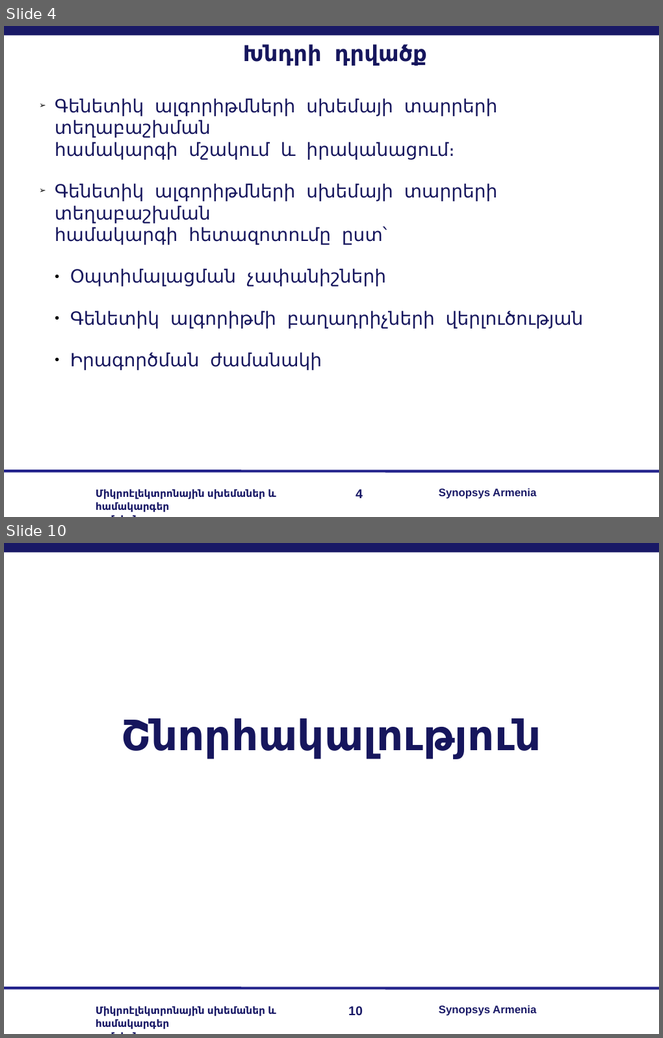
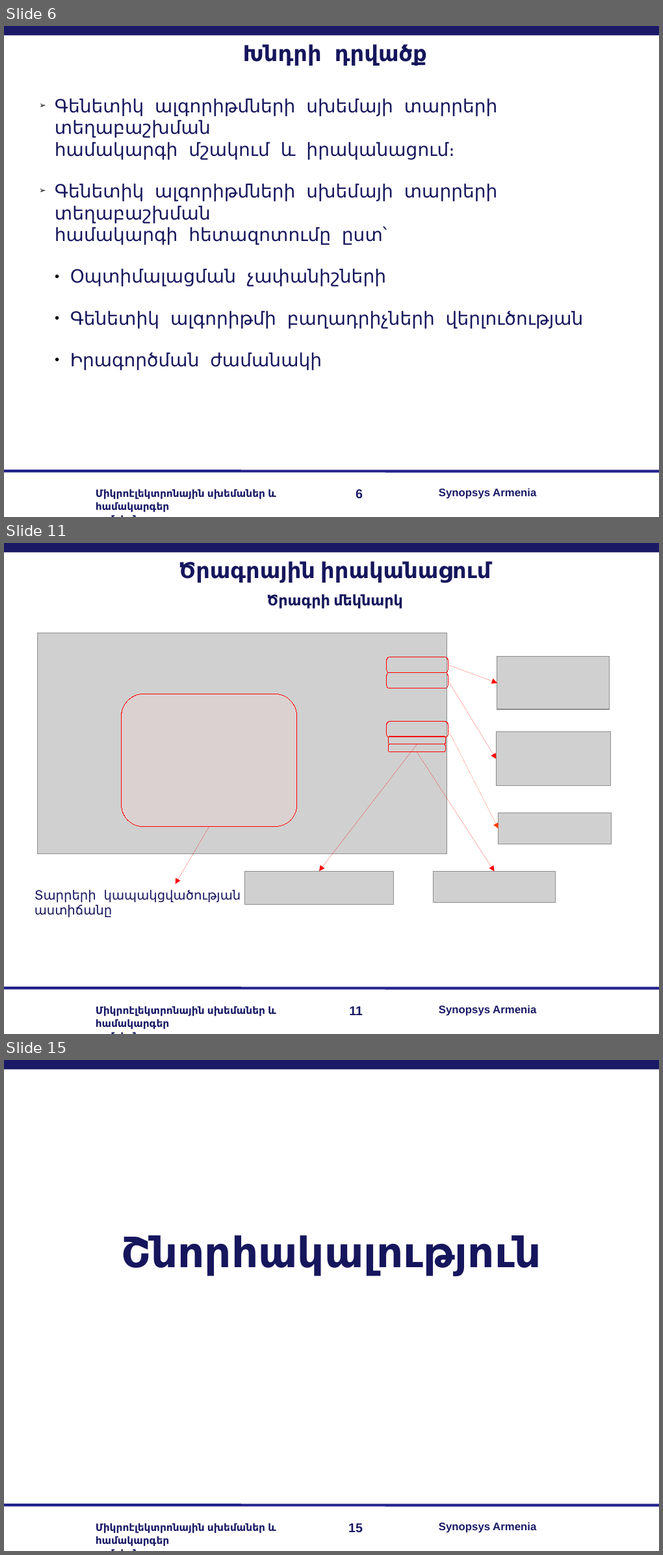
Before and after one commit to lomikist/diploma, a slide deck: reserches/հիմնական/Arman Sargsyan.odp. Shown one above the other, each under a label of ours: slides 4 and 10 before the commit, slides 6, 11 and 15 after it; the slides between them are not shown. The pictures are 663x1038 and 663x1555 pixels, drawn with LibreOffice and Linux fonts; fonts in the diff are those of the drawing; grey boxes stand for pictures; background and template pictures are left out. Boxes give left, top, right and bottom in pixels: in the first picture for what was removed or moved away, otherwise in the second. Text is boxed around its words. In the diff, an @@ line names an element or a change of style, - is before the commit and + after.

```diff
--- a/reserches/հիմնական/Arman Sargsyan.odp
+++ b/reserches/հիմնական/Arman Sargsyan.odp
@@ slide 11 added at (4,543,659,1034), background #FFFFFF; not listed: 5 template elements that a slide beside it also shows @@
@@ text added at (179,561,491,583), 24 pt, text #16165D, bold @@
+Ծրագրային իրականացում
@@ text added at (267,594,403,609), 16 pt, text #16165D, bold @@
+Ծրագրի մեկնարկ
@@ picture added at (37,633,446,854) @@
@@ rounded rectangle added at (387,657,447,673), outline #FF0000 0 pt @@
@@ picture added at (497,657,609,710) @@
@@ rounded rectangle added at (387,673,447,689), outline #FF0000 0 pt @@
@@ arrow added from (448, 665) to (497, 683), #FF0000 0 pt @@
@@ rounded rectangle added at (121,694,297,826), fill #FFD7D7 at 27% opacity, outline #FF0000 0 pt @@
@@ arrow added from (448, 681) to (496, 759), #FF0000 0 pt @@
@@ rounded rectangle added at (387,722,447,737), outline #FF0000 0 pt @@
@@ rounded rectangle added at (389,736,445,744), outline #FF0000 0 pt @@
@@ arrow added from (448, 730) to (499, 828), #FF4000 0 pt @@
@@ picture added at (496,732,610,786) @@
@@ arrow added from (417, 744) to (319, 871), #FF0000 0 pt @@
@@ rounded rectangle added at (389,744,445,752), outline #FF0000 0 pt @@
@@ arrow added from (417, 752) to (495, 871), #FF0000 0 pt @@
@@ picture added at (499,813,612,845) @@
@@ arrow added from (209, 826) to (175, 884), #FF0000 0 pt @@
@@ picture added at (244,871,393,904) @@
@@ picture added at (433,871,556,902) @@
@@ text added at (35,890,241,917), 14 pt, text #16165D @@
+Տարրերի կապակցվածության աստիճանը
@@ what was slide 4 is now slide 6 @@
@@ page number at (356,489,363,499): text changed @@
-4
+6
@@ what was slide 10 is now slide 15 @@
@@ page number at (348,1523,363,1533): text changed @@
-10
+15
```
Also in this commit, not shown: 3 slides changed, 8 other slides added, 4 slides removed, 10 other files.
